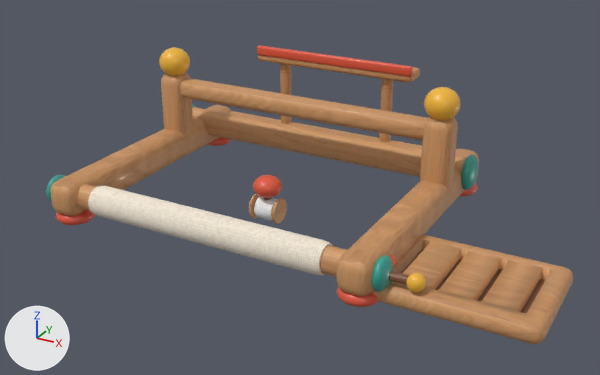
The glTF model public/models/loom.glb, before and after one commit.
The view is the same before and after, from a camera (50 mm lens) standing at (0.316, -0.521, 0.285) and looking at (0.031, -0.003, 0.026). The axes (+X, +Y, +Z) are drawn at lower left. The lights are the same throughout. The older version comes first. Where no turn or scale is listed for an object, it has been applied to the vertices. Vertices at exactly the same position are counted once.

In view in the first picture: 'BackBeam', 'ClothWrap', 'EaselLedge', 'EaselLip', 'EaselPostL', 'EaselPostR', 'EaselStretcher', 'FrontBeam', 'FrontBeamCrank', 'FrontBeamHandle', 'HeddleBar', 'LeverBlock', 'PostL', 'PostR', 'PostRFinial', 'RailL', 'RailR', 'SlotFloor2', 'SlotFloor3', 'Spool' and 13 more.
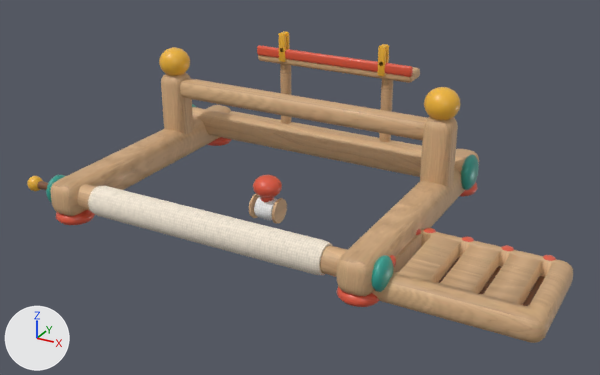
Not visible in the pictures: 'PegSpringL', 'PegSpringR'.

What differs and where, as boxes (x1, y1, x2, y2) in the pictures (600 x 375 px):
'LeverBlock', surface changed, reshaped
    before: (371, 234, 573, 344)
    after: (371, 229, 573, 343)
'BackBeam', surface changed
    both: (192, 107, 467, 177)
'RailR', surface changed
    both: (337, 149, 479, 296)
'HeddleBar', surface changed
    both: (180, 78, 427, 140)
'RailL', surface changed
    both: (50, 105, 231, 216)
'PostR', surface changed
    both: (420, 117, 458, 187)
'PostL', surface changed
    both: (161, 73, 193, 134)
'EaselLedge', surface changed
    both: (258, 55, 420, 83)
'FrontBeam', surface changed
    both: (77, 184, 378, 277)
'EaselStretcher', surface changed
    both: (229, 111, 422, 149)
'FrontBeamHandle', moved
    before: (406, 273, 426, 292)
    after: (27, 176, 43, 191)
'EaselPostR', surface changed
    both: (379, 79, 393, 142)
'Spool', surface changed
    both: (249, 194, 287, 224)
'EaselPostL', surface changed
    both: (280, 64, 291, 124)
'SlotFloor3', moved, rescaled (mostly hidden)
    before: (521, 279, 545, 313)
    after: (523, 276, 545, 306)
'FrontBeamCrank', moved
    before: (389, 271, 409, 285)
    after: (37, 181, 48, 190)
'SlotFloor2', moved, rescaled (mostly hidden)
    before: (477, 269, 503, 301)
    after: (479, 266, 501, 294)
'PegRF', added
    after: (377, 45, 387, 77)
'PegLF', added
    after: (279, 33, 286, 62)
'PegRB', added
    after: (381, 44, 389, 63)
'SlotDot3', added
    after: (543, 255, 556, 261)
'PegLB', added
    after: (282, 31, 289, 49)
'SlotDot2', added
    after: (501, 245, 514, 251)
'SlotDot1', added
    after: (462, 236, 474, 242)
'SlotDot0', added
    after: (424, 228, 436, 233)
'StemWrap', added
    after: (261, 197, 274, 202)

Edits to the bpy script that builds the scene:
```text
Change mat_beech:
    where n3 = _N.new('ShaderNodeTexImage'); n3.name = 'Image Texture'
    n3.image: img_wood095_1k_jpg_color -> img_wood095_beech512
Change me_frontbeamcrank:
    remove me_frontbeamcrank.from_pydata(...)  # 26 vertices, 48 faces; spans x 0.143..0.161, y -0.0912..-0.0848, z 0.0178..0.0242
    add me_frontbeamcrank.from_pydata(...)  # 26 vertices, 48 faces; spans x -0.161..-0.143, y -0.0912..-0.0848, z 0.0178..0.0242
    me_frontbeamcrank part 1: the whole mesh is moved by (-0.304, 0.0, 0.0)
Change me_sphere_004:
    remove me_sphere_004.from_pydata(...)  # 146 vertices, 288 faces; spans x 0.15499..0.16701, y -0.09411..-0.08189, z 0.0148..0.0272
    add me_sphere_004.from_pydata(...)  # 146 vertices, 288 faces; spans x -0.16901..-0.15699, y -0.09411..-0.08189, z 0.0148..0.0272
    me_sphere_004 part 2: the whole mesh is moved by (-0.324, 0.0, 0.0)
Change me_cube_005:
    remove me_cube_005.from_pydata(...)  # 296 vertices, 604 faces; spans x 0.125..0.243, y -0.093..-0.007, z 0.0..0.015
    add me_cube_005.from_pydata(...)  # 312 vertices, 620 faces; spans x 0.125..0.243, y -0.093..-0.007, z 0.0..0.02
    me_cube_005 part 3: 296 vertices removed from x 0.125..0.243, y -0.093..-0.007, z 0.0..0.015; 312 vertices added at x 0.125..0.243, y -0.093..-0.007, z 0.0..0.02
Change me_cube_012:
    remove me_cube_012.from_pydata(...)  # 24 vertices, 44 faces; spans x 0.1948..0.2012, y -0.0805..-0.0195, z 0.005..0.007
    add me_cube_012.from_pydata(...)  # 24 vertices, 44 faces; spans x 0.1943..0.2017, y -0.0805..-0.0195, z 0.007..0.009
    me_cube_012 part 4: the whole mesh is scaled about its middle by (1.18, 1, 1), then moved by (0.0, 0.0, 0.002)
Change me_cube_013:
    remove me_cube_013.from_pydata(...)  # 24 vertices, 44 faces; spans x 0.2228..0.2292, y -0.0805..-0.0195, z 0.005..0.007
    add me_cube_013.from_pydata(...)  # 24 vertices, 44 faces; spans x 0.2223..0.2297, y -0.0805..-0.0195, z 0.007..0.009
    me_cube_013 part 5: the whole mesh is scaled about its middle by (1.18, 1, 1), then moved by (0.0, 0.0, 0.002)
Add ob_slotdot3:
    ob_slotdot3 = bpy.data.objects.new('SlotDot3', me_sphere_014)  # a UV sphere (16 segments, 8 rings, poles along z) spanning x 0.2218..0.2302, y -0.0177..-0.0093, z 0.0186..0.021; in mat_knobpaint (red #e2563b)
    ob_slotdot3.location = (0.0, 0.0, 0.0)
Add ob_slotdot2:
    ob_slotdot2 = bpy.data.objects.new('SlotDot2', me_sphere_013)  # a UV sphere (16 segments, 8 rings, poles along z) spanning x 0.1938..0.2022, y -0.0177..-0.0093, z 0.0186..0.021; in mat_knobpaint (red #e2563b)
    ob_slotdot2.location = (0.0, 0.0, 0.0)
Add ob_slotdot1:
    ob_slotdot1 = bpy.data.objects.new('SlotDot1', me_sphere_012)  # a UV sphere (16 segments, 8 rings, poles along z) spanning x 0.1658..0.1742, y -0.0177..-0.0093, z 0.0186..0.021; in mat_knobpaint (red #e2563b)
    ob_slotdot1.location = (0.0, 0.0, 0.0)
Add ob_slotdot0:
    ob_slotdot0 = bpy.data.objects.new('SlotDot0', me_sphere_011)  # a UV sphere (16 segments, 8 rings, poles along z) spanning x 0.1378..0.1462, y -0.0177..-0.0093, z 0.0186..0.021; in mat_knobpaint (red #e2563b)
    ob_slotdot0.location = (0.0, 0.0, 0.0)
Add ob_pegspringr:
    ob_pegspringr = bpy.data.objects.new('PegSpringR', me_pegspringr)  # a 10-sided cylinder along y spanning x 0.0461..0.0499, y 0.1073..0.1163, z 0.09819..0.10181; in mat_walnut (brown #7a4e32)
    ob_pegspringr.location = (0.0, 0.0, 0.0)
Add ob_pegspringl:
    ob_pegspringl = bpy.data.objects.new('PegSpringL', me_pegspringl)  # a 10-sided cylinder along y spanning x -0.0499..-0.0461, y 0.1073..0.1163, z 0.09819..0.10181; in mat_walnut (brown #7a4e32)
    ob_pegspringl.location = (0.0, 0.0, 0.0)
Add ob_pegrf:
    ob_pegrf = bpy.data.objects.new('PegRF', me_cube_019)  # 56 vertices, 108 faces; spans x 0.0445..0.0515, y 0.1073..0.1107, z 0.089..0.115; in mat_paintmustard (orange #f2b632)
    ob_pegrf.location = (0.0, 0.0, 0.0)
Add ob_pegrb:
    ob_pegrb = bpy.data.objects.new('PegRB', me_cube_020)  # 56 vertices, 108 faces; spans x 0.0445..0.0515, y 0.1129..0.1163, z 0.089..0.115; in mat_paintmustard (orange #f2b632)
    ob_pegrb.location = (0.0, 0.0, 0.0)
Add ob_peglf:
    ob_peglf = bpy.data.objects.new('PegLF', me_cube_017)  # 56 vertices, 108 faces; spans x -0.0515..-0.0445, y 0.1073..0.1107, z 0.089..0.115; in mat_paintmustard (orange #f2b632)
    ob_peglf.location = (0.0, 0.0, 0.0)
Add ob_peglb:
    ob_peglb = bpy.data.objects.new('PegLB', me_cube_018)  # 56 vertices, 108 faces; spans x -0.0515..-0.0445, y 0.1129..0.1163, z 0.089..0.115; in mat_paintmustard (orange #f2b632)
    ob_peglb.location = (0.0, 0.0, 0.0)
Add ob_stemwrap:
    ob_stemwrap = bpy.data.objects.new('StemWrap', me_stemwrap)  # 82 vertices, 160 faces; spans x -0.0052..0.0052, y -0.0052..0.0052, z 0.0055..0.0125; in mat_knobpaint (red #e2563b)
    ob_stemwrap.location = (0.0, 0.0, 0.0)
```
